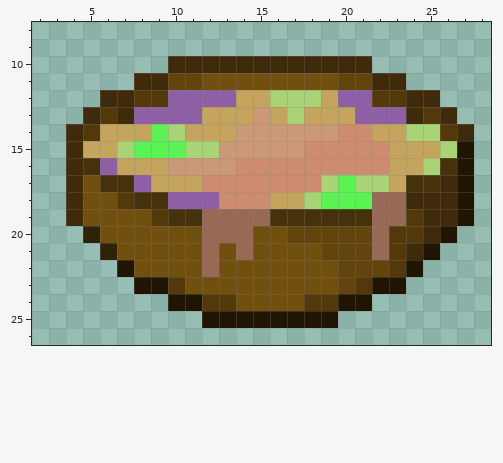
Two states of a pixel-art sprite, textures/items/suspicious_stew.png. The first picture shows the starting point.
The file is 32x32 pixels. Colours within 5 levels of each other are drawn and written as one. Shown: x 2..28, y 8..26.
And afterwards:
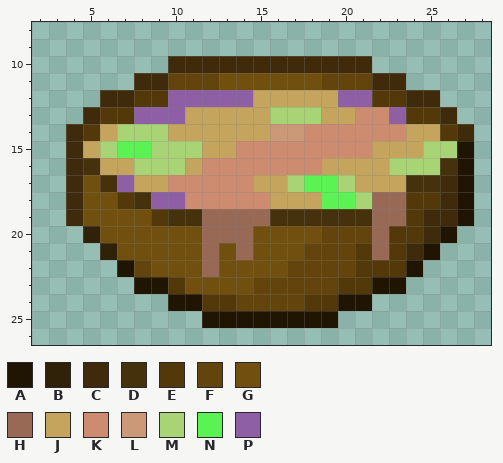
Palette (. is transparent): A #1f1502  B #302109  C #3f2b0b  D #45320d  E #533909  F #62440c  G #714f0f  H #986a56  J #c5a45e  K #cd8c6f  L #cc9978  M #a8d475  N #5bf354  P #8e5fa5
What changed:
Colour E replaces colour C in row 13 at x 7 and 24; in row 18 at x 24 to 25.
Colour E replaces colour F in row 21 at x 21; in row 22 at x 21 to 22; in row 23 at x 20.
Colour F replaces colour G in row 11 at x 12 and 19; in row 21 at x 18; in row 22 at x 8 and 17 to 19; in row 23 at x 15 to 19; in row 24 at x 14 to 17.
Colour G replaces colour F in row 20 at x 17 to 18.
Colour J replaces colour K in row 15 at x 22; in row 16 at x 19 to 22; in row 17 at x 15 to 16.
Colour J replaces colour L in row 13 at x 15; in row 14 at x 14 to 15; in row 15 at x 13; in row 16 at x 11.
Colour J replaces colour M in row 12 at x 16 to 18; in row 14 at x 10 and 24 to 25; in row 15 at x 12; in row 17 at x 21 to 22; in row 18 at x 18.
Colour J replaces colour P in row 13 at x 11; in row 16 at x 6; in row 17 at x 8.
Colour K replaces colour J in row 14 at x 22 to 23; in row 17 at x 10 to 11.
Colour K replaces colour L in row 14 at x 18 to 19; in row 15 at x 14 to 17; in row 16 at x 12 to 13.
Colour K replaces colour P in row 13 at x 21 to 22; in row 18 at x 11 to 12.
Colour M replaces colour J in row 13 at x 16 and 18; in row 14 at x 7 to 8; in row 15 at x 6 and 25; in row 16 at x 8 to 9 and 23 to 24.
Colour M replaces colour K in row 17 at x 17.
Colour M replaces colour L in row 16 at x 10.
Colour M replaces colour N in row 14 at x 9; in row 15 at x 9 to 10; in row 17 at x 20; in row 18 at x 21.
Colour N replaces colour K in row 17 at x 18.
Colour N replaces colour M in row 15 at x 7; in row 17 at x 19.
Colour P replaces colour D in row 17 at x 7; in row 18 at x 9.
Colour P replaces colour J in row 12 at x 14.
Pixel boxes of the changes (left, top, right, bottom) in both pictures:
changed: (100, 73, 440, 311)
